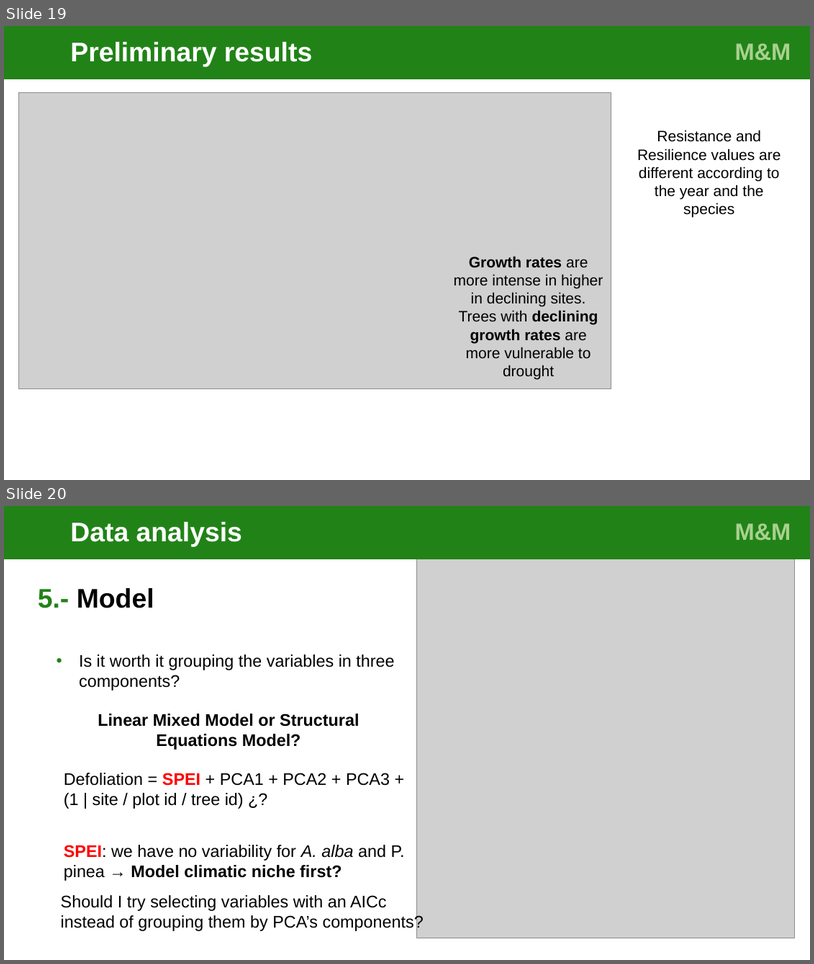
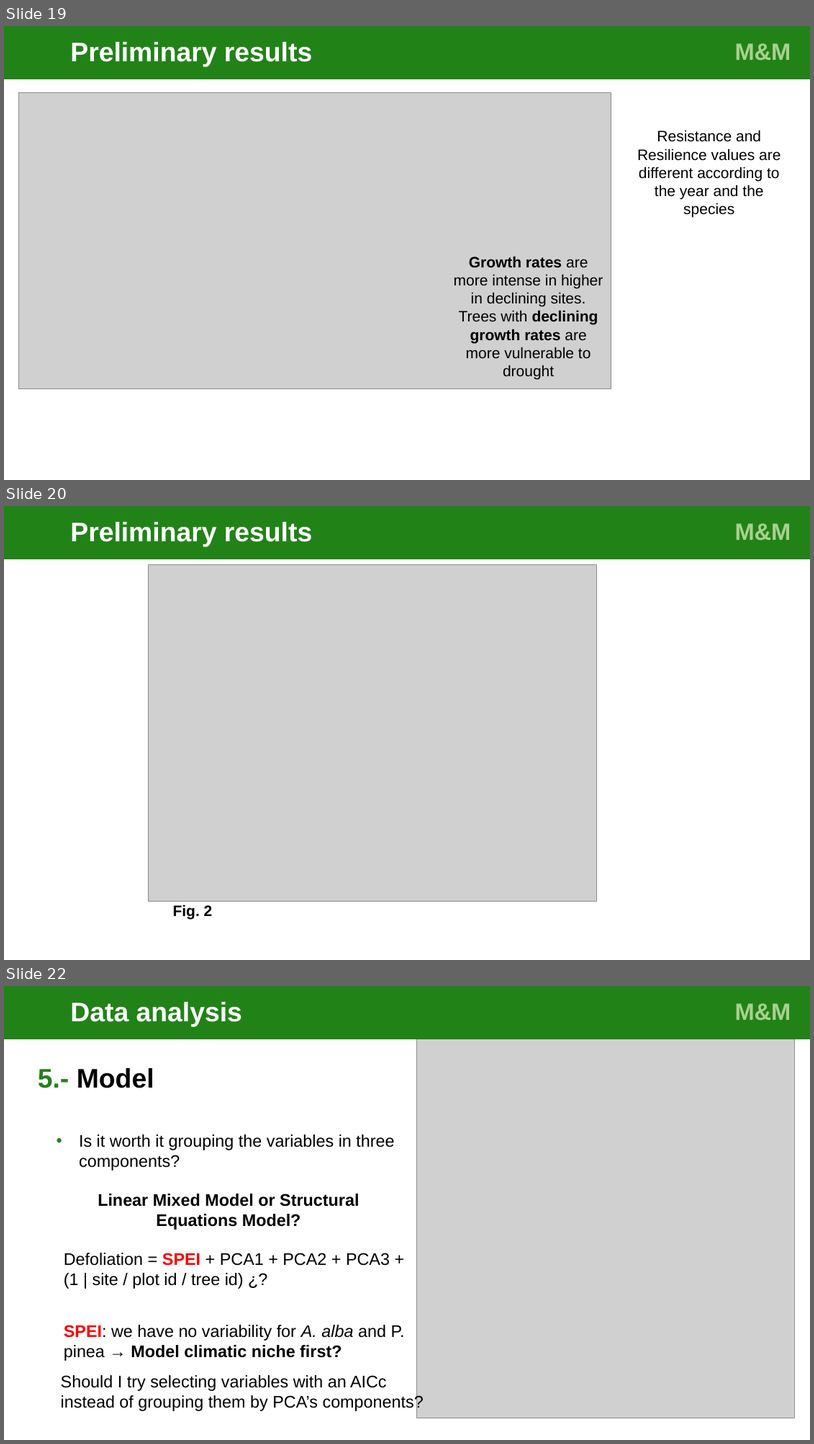
Before and after one commit to cris-fernandez/Tesis_Individuo, a slide deck: 06_ppts/exploratory_analysis_figures_v4.pptx. Shown one above the other, each under a label of ours: slides 19 and 20 before the commit, slides 19, 20 and 22 after it; the slides between them are not shown. The pictures are 814x964 and 814x1444 pixels, drawn with LibreOffice and Linux fonts; fonts in the diff are those of the drawing; grey boxes stand for pictures. Boxes give left, top, right and bottom in pixels: in the first picture for what was removed or moved away, otherwise in the second. Text is boxed around its words. In the diff, an @@ line names an element or a change of style, - is before the commit and + after.

```diff
--- a/06_ppts/exploratory_analysis_figures_v4.pptx
+++ b/06_ppts/exploratory_analysis_figures_v4.pptx
@@ slide 20 added at [4,506,810,960], background #FFFFFF @@
@@ title added at [4,506,646,559], fill #218317, 32 pt, text #FFFFFF, bold @@
+Preliminary results
@@ rectangle added at [646,506,810,559], fill #218317, 28 pt, text #A9D18E, bold @@
+M&M .
@@ picture added at [149,565,597,901] @@
@@ text added at [173,904,213,919], 18 pt, text #000000, bold @@
+  Fig. 2
@@ what was slide 20 is now slide 22 @@
```
Also in this commit, not shown: 1 slide changed, 2 other slides added, 4 other files.
